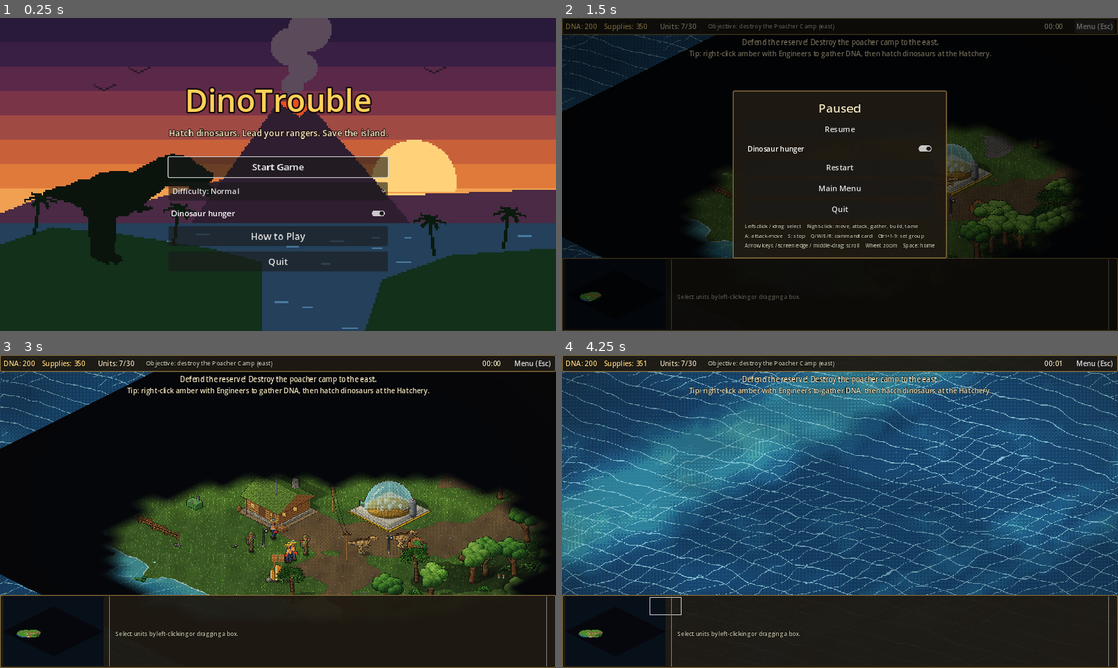
Above: before the commit, frames 1-4 (two rows, left to right).
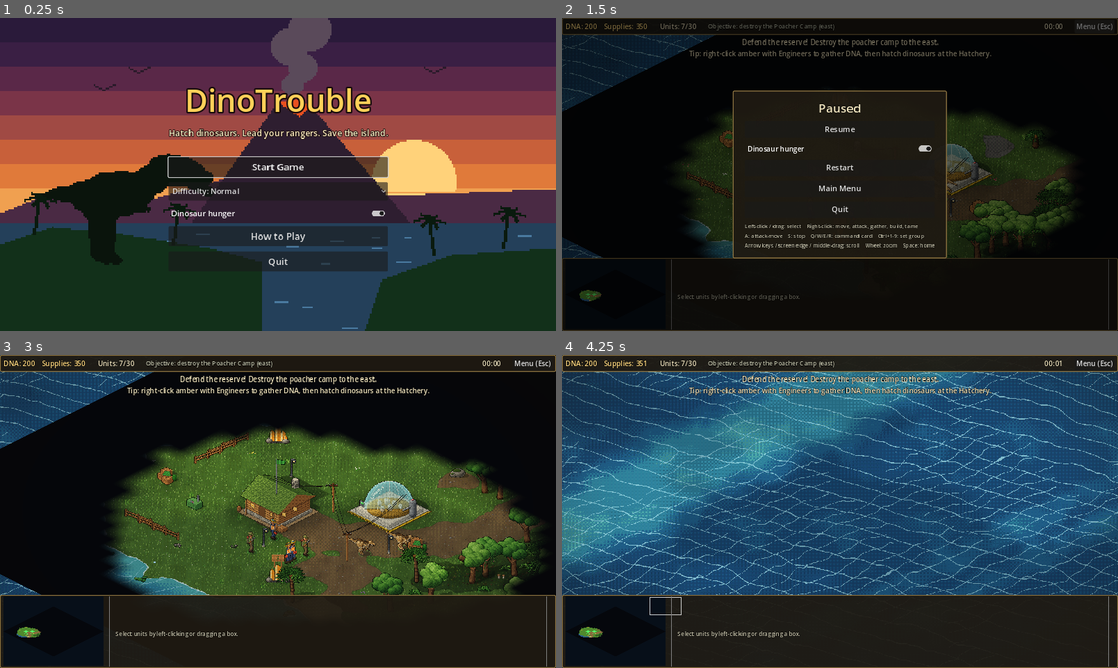
Above: after the commit, the same moments.

Repository: Thatadamroberts/DinoTrouble
Game: Godot game, scene res://scenes/menu.tscn
Two runs of this game, one before a commit and one after it. Both use one fixed random seed, a clock stepped at 60 frames per second and the inputs below.
Inputs (mouse positions are in pixels of both pictures, inside the frame that each line leads up to):
- Up to frame 1 (0.25 s): no input
- Up to frame 2 (1.5 s): click "Start Game" at 0.5 s; click "Menu (Esc)" at 1.25 s
- Up to frame 3 (3 s): click "Main Menu" at 2 s; click "Start Game" at 2.75 s
- Up to frame 4 (4.25 s): tap Enter at 3.5 s; drag from (617, 630) to (895, 442) at 3.52 s

The runs differ from the first frame. In frame 1, 0.2% of the frame differs, in the area x 7-39%, y 43-79%; in frame 2, 2.0%; in frame 3, 9.8%, in the area x 3-90%, y 22-89%; in frame 4, less than 0.1%.
Error before the commit: Parse Error: Cannot infer the type of "on_screen" variable because the value doesn't have a set type. (res://scripts/buildings/damage_fx.gd:57)

Commit message:
Fix CI parse errors; add 4-direction unit facings
- Fix a duplicate variable in the smoke test and an untyped inference in
  damage_fx that broke the previous run; shorten CI timeouts
- Unit sheets now have two rows: a 3/4 front view (heading down-right) and
  a 3/4 back view (heading up-right), mirrored for left. Rigs shear their
  forward axis along the isometric diagonal; humans show their face from
  the front and hair and backpack from behind
- Units pick the row from their movement or target direction; corpses keep
  the facing they died in

Co-Authored-By: Claude Opus 5.5 <noreply@anthropic.com>
Claude-Session: https://claude.ai/code/session_012cA3RgVf656k538FZVZs4Q

Diff:
--- a/scripts/buildings/damage_fx.gd
+++ b/scripts/buildings/damage_fx.gd
@@ -54,7 +54,7 @@
 		level = 1
 	else:
 		level = 0
-	var on_screen := world == null or world.view_rect().grow(250.0).has_point(global_position)
+	var on_screen: bool = world == null or world.view_rect().grow(250.0).has_point(global_position)
 	if level > 0 and on_screen:
 		emit_t -= delta
 		while emit_t <= 0.0 and parts.size() < MAX_PARTS:
--- a/scripts/core/defs.gd
+++ b/scripts/core/defs.gd
@@ -7,6 +7,8 @@
 
 ## Unit sprite sheet layout (all frames face right).
 const SHEET_FRAMES := 13
+## Rows: 0 = 3/4 front (heading down-right), 1 = 3/4 back (heading up-right).
+const SHEET_ROWS := 2
 const FRAMES_IDLE := [0, 1]
 const FRAMES_WALK := [2, 3, 4, 5, 6, 7]
 const FRAMES_ATTACK := [8, 9, 10]
@@ -173,7 +175,7 @@
 		var sheet := unit_texture(id)
 		var at := AtlasTexture.new()
 		at.atlas = sheet
-		at.region = Rect2(0, 0, sheet.get_width() / float(SHEET_FRAMES), sheet.get_height())
+		at.region = Rect2(0, 0, sheet.get_width() / float(SHEET_FRAMES), sheet.get_height() / float(SHEET_ROWS))
 		_tex_cache[key] = at
 	return _tex_cache[key]
 
--- a/scripts/game/corpse.gd
+++ b/scripts/game/corpse.gd
@@ -6,6 +6,7 @@
 
 var sprite: Sprite2D
 var age := 0.0
+var row := 0
 
 
 func setup(u) -> void:
@@ -13,7 +14,9 @@
 	sprite = Sprite2D.new()
 	sprite.texture = u.sprite.texture
 	sprite.hframes = Defs.SHEET_FRAMES
-	sprite.frame = Defs.FRAMES_DEATH[0]
+	sprite.vframes = Defs.SHEET_ROWS
+	row = 1 if u.facing_back else 0
+	sprite.frame_coords = Vector2i(Defs.FRAMES_DEATH[0], row)
 	sprite.offset = u.sprite.offset
 	sprite.flip_h = u.sprite.flip_h
 	add_child(sprite)
@@ -23,7 +26,7 @@
 func _process(delta: float) -> void:
 	age += delta
 	if age > 0.25:
-		sprite.frame = Defs.FRAMES_DEATH[1]
+		sprite.frame_coords = Vector2i(Defs.FRAMES_DEATH[1], row)
 	if age > LINGER:
 		modulate.a = clampf(1.0 - (age - LINGER) / FADE, 0.0, 1.0)
 	if age > LINGER + FADE:
--- a/scripts/tests/smoke_test.gd
+++ b/scripts/tests/smoke_test.gd
@@ -114,9 +114,9 @@
 		_check(home.damage_fx.level == 2 and home.damage_fx.parts.size() > 0, "a badly damaged building burns and smokes")
 		home.hp = home.max_hp
 	var rubble0 := get_tree().get_nodes_in_group("rubble").size()
-	var tower = game.find_building("poacher", "poacher_tower")
-	if tower != null:
-		tower.take_damage(1e6, null)
+	var ptower = game.find_building("poacher", "poacher_tower")
+	if ptower != null:
+		ptower.take_damage(1e6, null)
 		_check(get_tree().get_nodes_in_group("rubble").size() > rubble0, "a destroyed building leaves rubble")
 
 	# --- victory --------------------------------------------------------------
--- a/scripts/ui/menu.gd
+++ b/scripts/ui/menu.gd
@@ -150,6 +150,7 @@
 		var s := Sprite2D.new()
 		s.texture = Defs.unit_texture(ids[i])
 		s.hframes = Defs.SHEET_FRAMES
+		s.vframes = Defs.SHEET_ROWS
 		s.scale = Vector2(2, 2)
 		s.position = Vector2(-120.0 - i * 170.0, 0)
 		add_child(s)
@@ -164,7 +165,7 @@
 		s.position.x += delta * 70.0
 		if s.position.x > w + 120.0:
 			s.position.x = -150.0
-		s.position.y = size.y - 40.0 - s.texture.get_height()
+		s.position.y = size.y - 40.0 - s.texture.get_height() / float(Defs.SHEET_ROWS)
 		s.frame = Defs.FRAMES_WALK[int(t * 10.0 + i) % Defs.FRAMES_WALK.size()]
 
 
--- a/scripts/units/unit.gd
+++ b/scripts/units/unit.gd
@@ -59,6 +59,7 @@
 var trail_t := 0.0
 var breath_phase := randf() * 2.0
 var facing_left := false
+var facing_back := false
 var prev_pos := Vector2.ZERO
 var world = null
 var map = null
@@ -81,7 +82,8 @@
 	sprite = Sprite2D.new()
 	sprite.texture = Defs.unit_texture(id)
 	sprite.hframes = Defs.SHEET_FRAMES
-	var fh: float = sprite.texture.get_height()
+	sprite.vframes = Defs.SHEET_ROWS
+	var fh: float = sprite.texture.get_height() / float(Defs.SHEET_ROWS)
 	sprite.offset = Vector2(0, -fh / 2.0 + 3.0)
 	add_child(sprite)
 	pick_h = fh / 2.0 - 3.0
@@ -754,6 +756,8 @@
 func _face(p: Vector2) -> void:
 	if absf(p.x - position.x) > 1.0:
 		facing_left = p.x < position.x
+	if absf(p.y - position.y) > 2.0:
+		facing_back = p.y < position.y
 
 
 func _separate(delta: float) -> void:
@@ -781,22 +785,28 @@
 	var moving := moved.length() > 0.05 * 60.0 * delta
 	if moving and absf(moved.x) > 0.02:
 		facing_left = moved.x < 0.0
+	if moving and absf(moved.y) > 0.02:
+		facing_back = moved.y < 0.0
 	if attack_anim_t > 0.0:
 		var k := clampi(int((0.3 - attack_anim_t) / 0.1), 0, 2)
-		sprite.frame = Defs.FRAMES_ATTACK[k]
+		_set_col(Defs.FRAMES_ATTACK[k])
 	elif moving:
 		anim_t += delta * clampf(float(data["speed"]) / 8.0, 8.0, 14.0)
-		sprite.frame = Defs.FRAMES_WALK[int(anim_t) % Defs.FRAMES_WALK.size()]
+		_set_col(Defs.FRAMES_WALK[int(anim_t) % Defs.FRAMES_WALK.size()])
 	else:
 		var breath := int((GameState.elapsed + breath_phase) / 0.7) % 2
-		sprite.frame = Defs.FRAMES_IDLE[breath]
+		_set_col(Defs.FRAMES_IDLE[breath])
 	sprite.flip_h = facing_left
 	_footsteps(moving, delta)
 
 
+func _set_col(col: int) -> void:
+	sprite.frame_coords = Vector2i(col, 1 if facing_back else 0)
+
+
 ## Dust where heavy feet land, and a dust trail behind vehicles.
 func _footsteps(moving: bool, delta: float) -> void:
-	var f := sprite.frame
+	var f := sprite.frame_coords.x
 	var k: String = data.get("kind", "")
 	if moving and k == "dino" and f != last_frame and (f == Defs.FRAMES_WALK[1] or f == Defs.FRAMES_WALK[4]):
 		if world.is_on_screen(position):
Binary file changed: assets/sprites/ui/menu_bg.png
Binary file changed: assets/sprites/units/dilophosaurus.png
Binary file changed: assets/sprites/units/engineer.png
Binary file changed: assets/sprites/units/hunter.png
Binary file changed: assets/sprites/units/jeep.png
Binary file changed: assets/sprites/units/ranger.png
Binary file changed: assets/sprites/units/raptor.png
Binary file changed: assets/sprites/units/trapper.png
Binary file changed: assets/sprites/units/trex.png
Binary file changed: assets/sprites/units/triceratops.png
